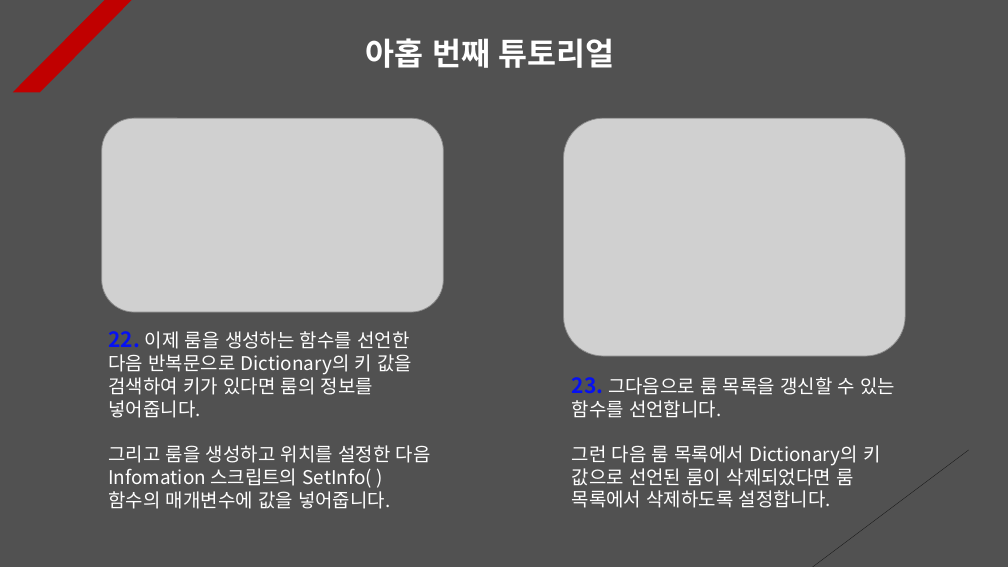
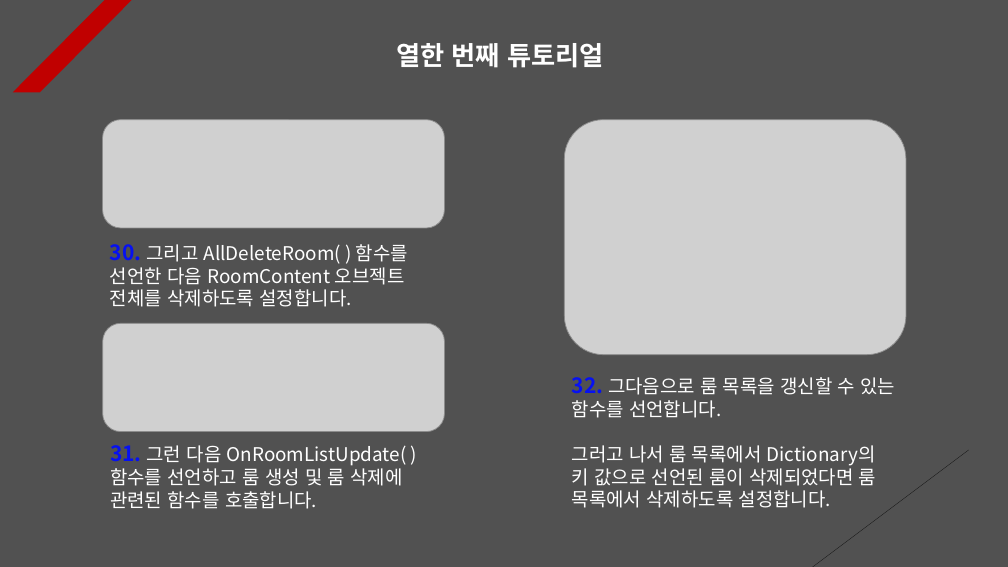
Before and after one commit to Unity2033/3D-UnityEngine, a slide deck: slide 11 of Assets/Class/Photon Server/PPT Data/Photon Room.pptx (slide 9 before the commit). Drawn at 1008x567 pixels with LibreOffice and Linux fonts; fonts in the diff are those of the drawing; grey boxes stand for pictures. Boxes give left, top, right and bottom in pixels: in the first picture for what was removed or moved away, otherwise in the second. Text is boxed around its words. In the diff, an @@ line names an element or a change of style, - is before the commit and + after.

Commit message:
Photon Server PPT Data Update
- Create room object using resource
  load

```diff
--- a/Assets/Class/Photon Server/PPT Data/Photon Room.pptx
+++ b/Assets/Class/Photon Server/PPT Data/Photon Room.pptx
@@ text at (396, 43, 603, 68): text changed; size 30 to 25 pt @@
-아홉 번째 튜토리얼
+열한 번째 튜토리얼
@@ picture: place and size @@
-picture at (102, 118, 444, 312)
+picture at (103, 119, 445, 228)
@@ text added at (110, 244, 408, 307), 18 pt, text #FFFFFF @@
+30. 그리고 AllDeleteRoom( ) 함수를 선언한 다음 RoomContent 오브젝트 전체를 삭제하도록 설정합니다.
@@ picture added at (103, 324, 445, 432) @@
@@ text removed at (108, 331, 431, 509) @@
-22. 이제 룸을 생성하는 함수를 선언한 다음 반복문으로 Dictionary의 키 값을 검색하여 키가 있다면 룸의 정보를 넣어줍니다.
-그리고 룸을 생성하고 위치를 설정한 다음 Infomation 스크립트의 SetInfo( ) 함수의 매개변수에 값을 넣어줍니다.
@@ text at (572, 377, 896, 508): text changed @@
-23. 그다음으로 룸 목록을 갱신할 수 있는 함수를 선언합니다.
-그런 다음 룸 목록에서 Dictionary의 키 값으로 선언된 룸이 삭제되었다면 룸 목록에서 삭제하도록 설정합니다.
+32. 그다음으로 룸 목록을 갱신할 수 있는 함수를 선언합니다.
+그러고 나서 룸 목록에서 Dictionary의 키 값으로 선언된 룸이 삭제되었다면 룸 목록에서 삭제하도록 설정합니다.
@@ text added at (110, 445, 407, 509), 18 pt, text #FFFFFF @@
+31. 그런 다음 OnRoomListUpdate( ) 함수를 선언하고 룸 생성 및 룸 삭제에 관련된 함수를 호출합니다.
```
Also in this commit, not shown: 7 other slides changed, 5 slides added, 3 slides removed, 8 other files.
